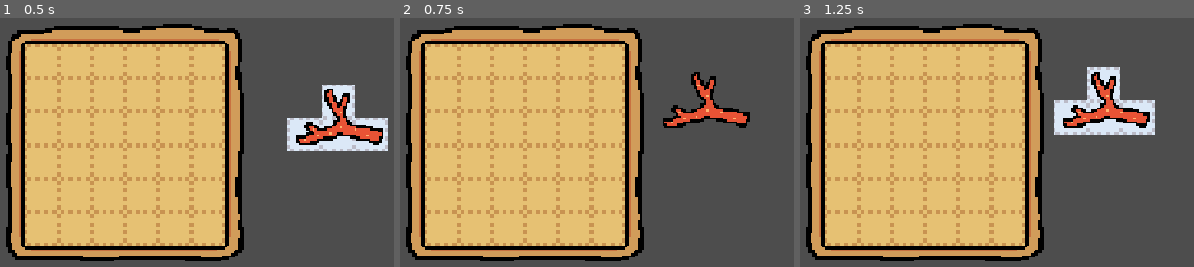
Above: before the commit, frames 1-3 (left to right).
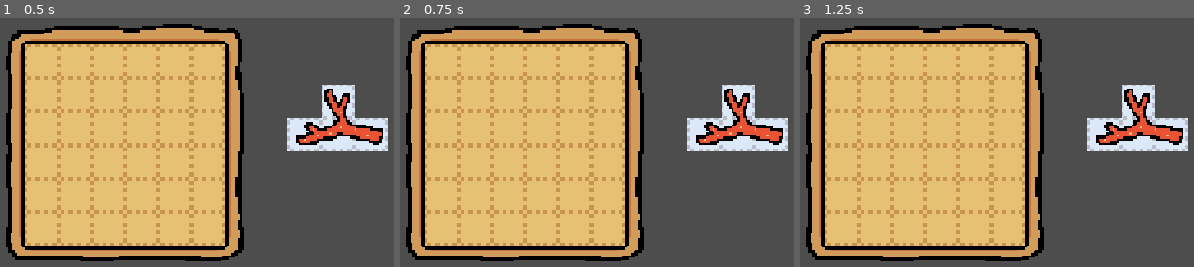
Above: after the commit, the same moments.

Repository: pavenpaven/gamejam-2026
Game: Godot game, scene res://Scenes/game.tscn
The game is run twice, just before and just after one commit, with the same random seed, the same clock (stepped at 60 frames per second) and the same inputs.
Inputs (mouse positions are in pixels of both pictures, inside the frame that each line leads up to):
- Up to frame 1 (0.5 s): no input
- Up to frame 2 (0.75 s): tap Enter at 0.5 s; move the mouse to (703, 100) at 0.52 s; click (703, 100) at 0.67 s
- Up to frame 3 (1.25 s): no input

Frame 1 is identical in both runs. In frame 2, 5.7% of the frame differs, in the area x 66-99%, y 21-54%; in frame 3, 6.9%, in the area x 64-99%, y 19-54%.

Commit message:
alla fina hitboxes är fina nu

Diff:
--- a/Scripts/Globals.gd
+++ b/Scripts/Globals.gd
@@ -3,25 +3,29 @@
 var ingredient_texs      = []
 var ingredient_back_texs = []
 
-var ingredient_paths = ["ingredient_worm.PNG",
+var ingredient_paths = [
+	"ingredient_worm.PNG",
 	"ingrediens_coral.PNG",
 	"ingrediens_jellyfish.PNG",
 	"ingrediens_seaweed.PNG",
 	"ingrediens_starfish.PNG",
 	"ingrediens_tomato.PNG"]
-var ingredient_paths_background = ["ingredient_worm_background.PNG",
+var ingredient_paths_background = [
+	"ingredient_worm_background.PNG",
 	"ingrediens_coral_background.PNG",
 	"ingrediens_jellyfish_background.PNG",
 	"ingrediens_seaweed_background.PNG",
 	"ingrediens_starfish_background.PNG",
 	"ingrediens_tomato_background.PNG"]
 
-var ingredient_structure =[[[0,0],[1,0],[1,1],[2,1]],
-	[[0,0],[1,0],[1,1],[2,1]],
-	[[0,0],[0,1],[1,1],[2,1],[3,1],[3,0]],
-	[[0,0],[0,1],[1,1]],
-	[[0,0],[1,0],[1,1],[0,1]],
-	[[0,0],[1,0],[1,1],[0,1]]]
+var ingredient_structure =[
+	[[1,0],[2,0],[0,1],[1,1]], ## worm
+	[[1,0],[0,1],[1,1],[2,1]], ## coral
+	[[0,0],[1,0],[2,0],[1,0],[2,1]], ## jellyfish
+	[[0,0],[1,0],[0,1]], ## seaweed
+	[[0,0],[1,0],[0,1],[1,1]], ## starfish
+	[[0,0],[1,0]] ## tomato
+	]
 
 func _ready():
 	randomize()
